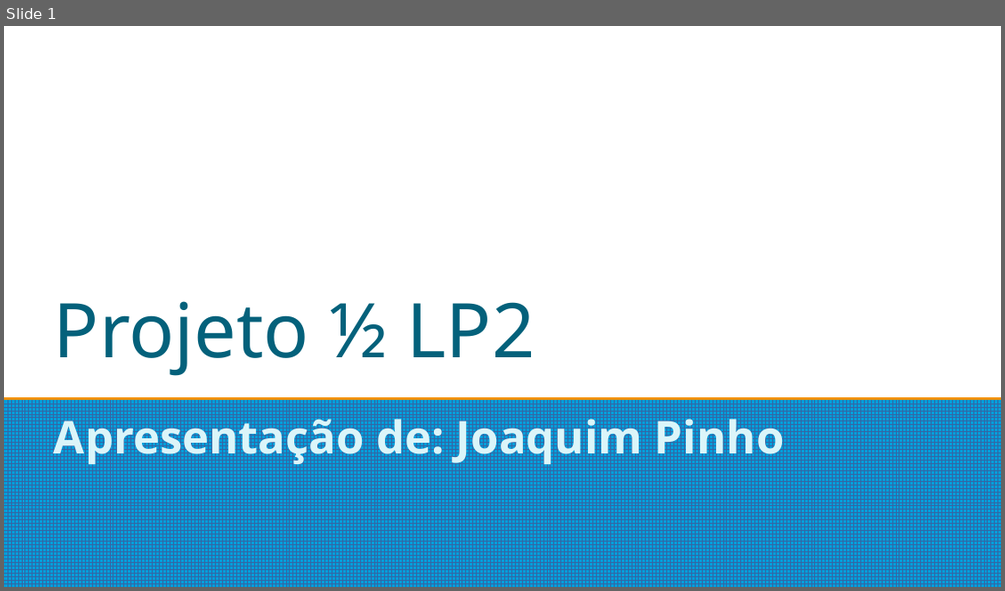
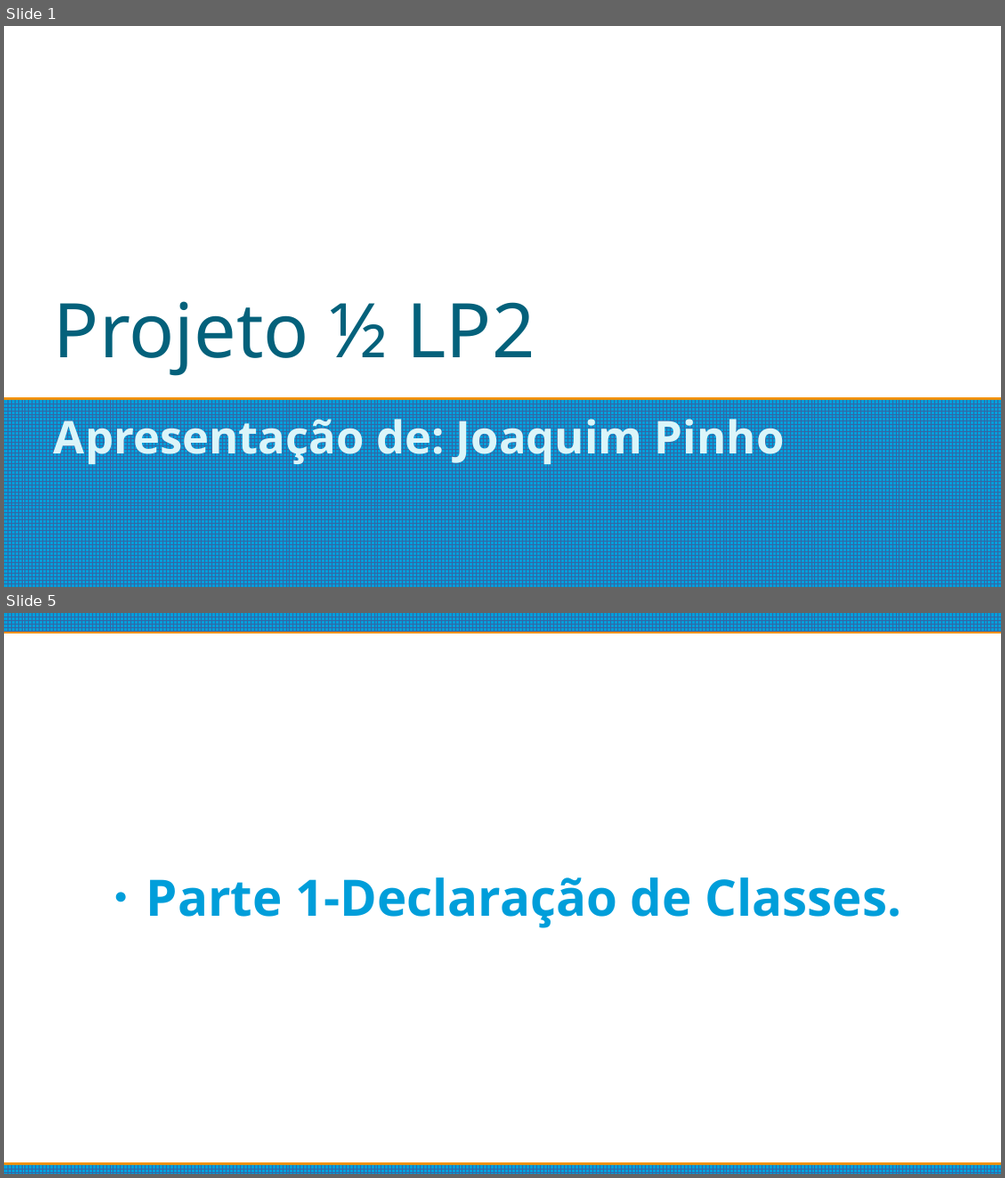
Before and after one commit to Joaquim-Pinho/LP2, a slide deck: Projeto1de2/SlideProjeto1de2.odp. Shown one above the other, each under a label of ours: slide 1 before the commit, slides 1 and 5 after it; the slides between them are not shown. The pictures are 1005x591 and 1005x1178 pixels, drawn with LibreOffice and Linux fonts; fonts in the diff are those of the drawing. Boxes give left, top, right and bottom in pixels: in the first picture for what was removed or moved away, otherwise in the second. Text is boxed around its words. In the diff, an @@ line names an element or a change of style, - is before the commit and + after.

```diff
--- a/Projeto1de2/SlideProjeto1de2.odp
+++ b/Projeto1de2/SlideProjeto1de2.odp
@@ slide 5 added at [4, 613, 1001, 1174], background #FFFFFF @@
@@ rectangle added at [4, 613, 1001, 631], fill pattern #3465A4 on #009EDA @@
@@ subtitle added at [146, 877, 902, 928], 40 pt, text #009EDA, bold @@
+● Parte 1-Declaração de Classes.
@@ rectangle added at [4, 1165, 1001, 1174], fill pattern #3465A4 on #009EDA @@
```
Also in this commit, not shown: 14 other slides added, 3 slides removed, 14 other files.
